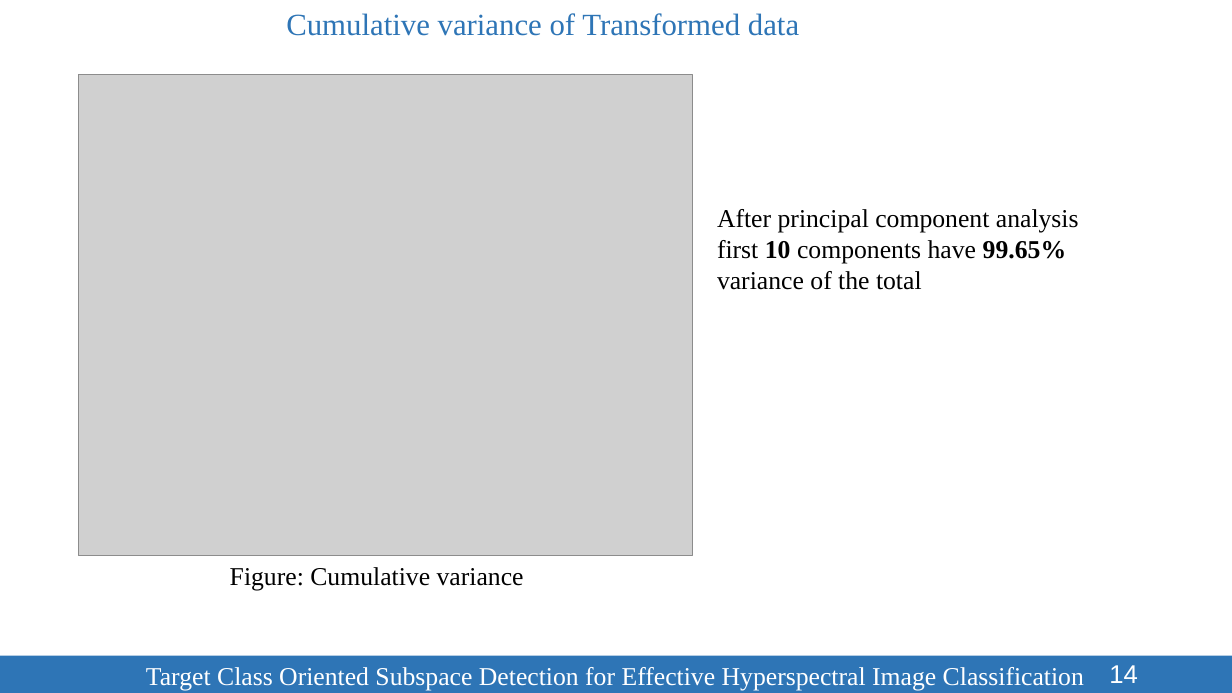
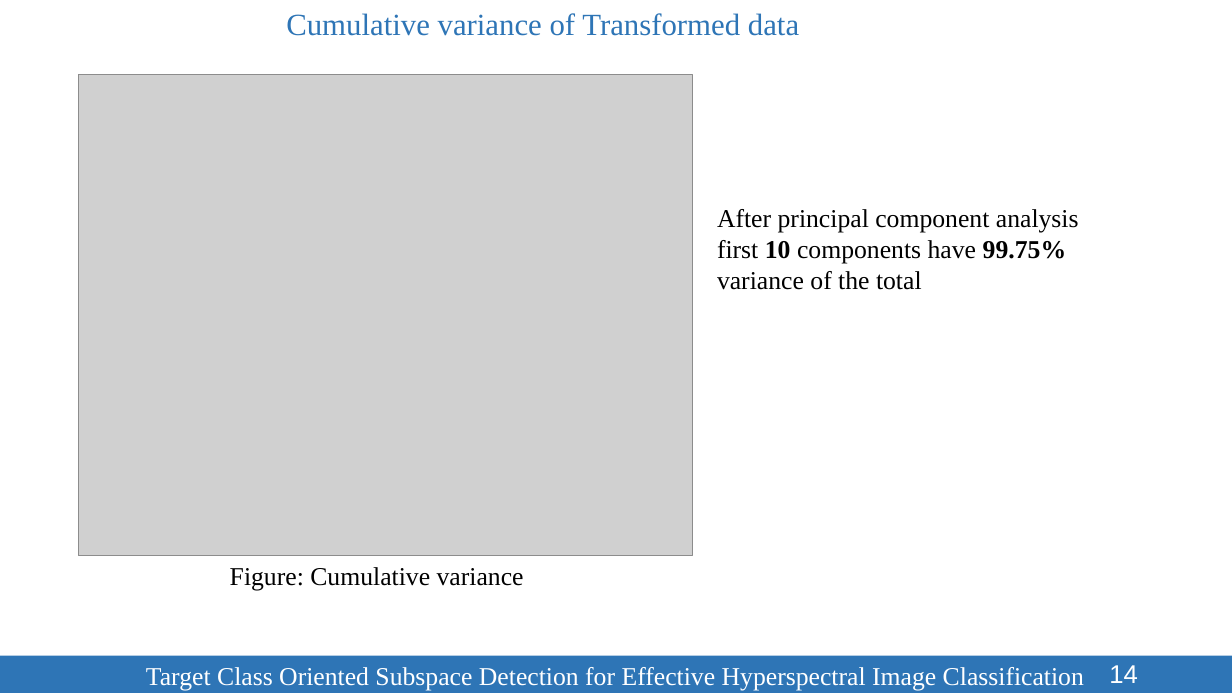
Before and after one commit to SleepyBrain/Remote-Sensing, a slide deck: slide 14 of Presentation/TCOSD-123086.pptx. Drawn at 1232x693 pixels with LibreOffice and Linux fonts; fonts in the diff are those of the drawing; grey boxes stand for pictures. Boxes give left, top, right and bottom in pixels: in the first picture for what was removed or moved away, otherwise in the second. Text is boxed around its words. In the diff, an @@ line names an element or a change of style, - is before the commit and + after.

```diff
--- a/Presentation/TCOSD-123086.pptx
+++ b/Presentation/TCOSD-123086.pptx
@@ text at bbox=[717, 240, 1066, 263]: text changed @@
-first 10 components have 99.65%
+first 10 components have 99.75%
```
Also in this commit, not shown: 5 other slides changed.
